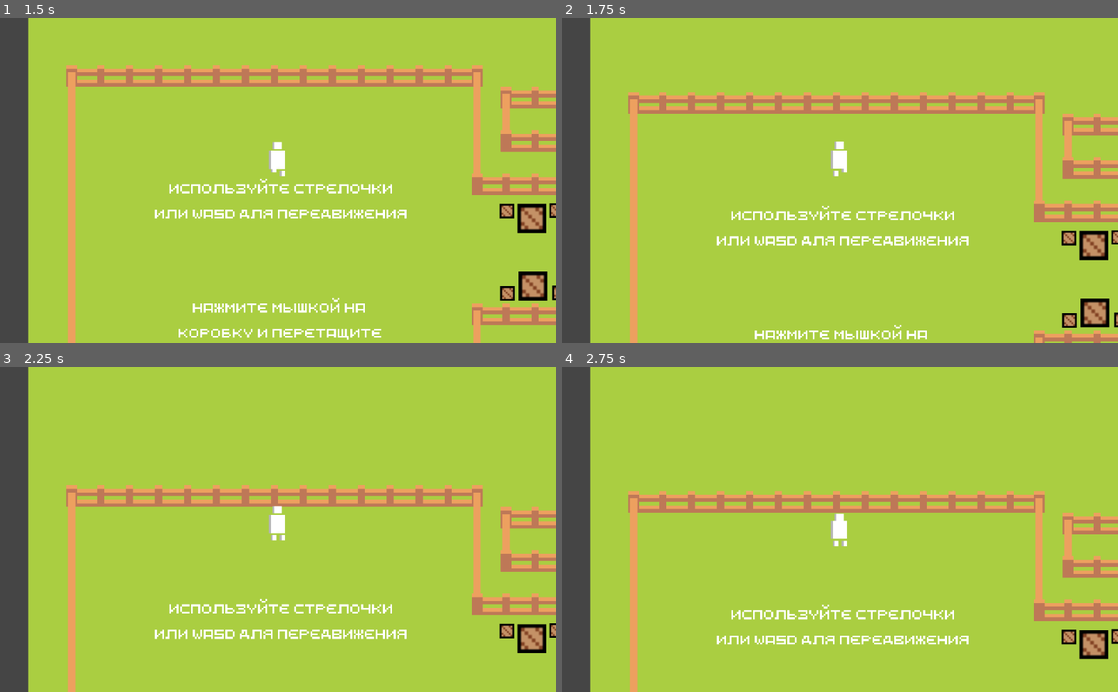
Above: before the commit, frames 1-4 (two rows, left to right).
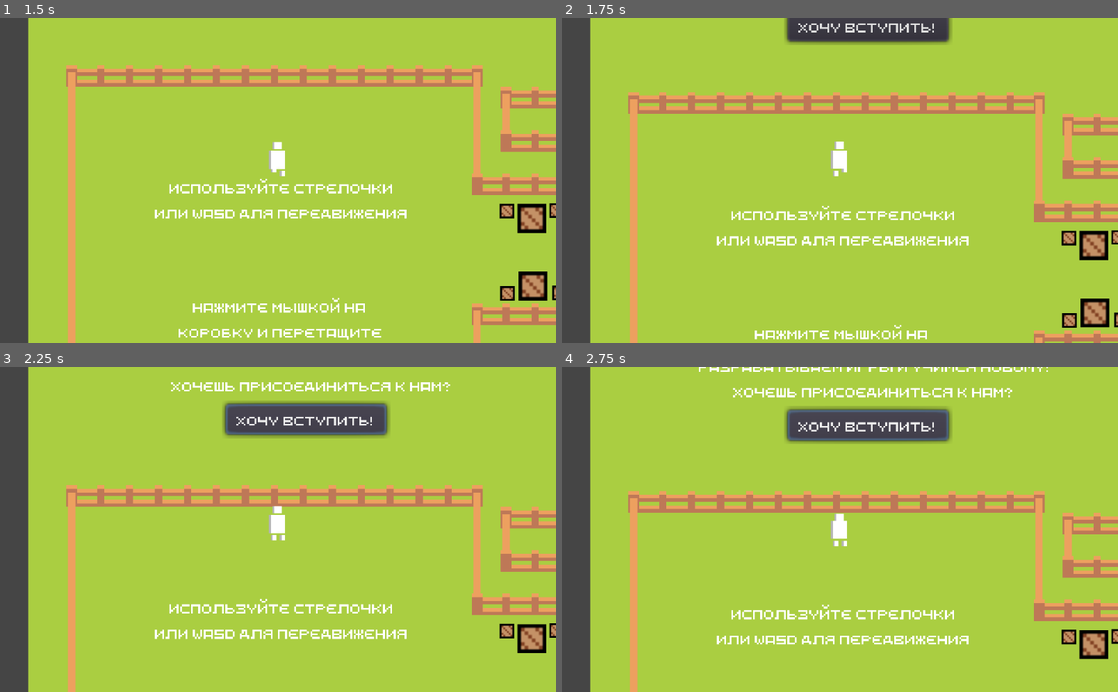
Above: after the commit, the same moments.

Repository: 0night-glider0/GameNET-history
Game: Godot game, scene res://main_scene.tscn
The game is run twice, just before and just after one commit, with the same random seed, the same clock (stepped at 60 frames per second) and the same inputs.
Inputs (mouse positions are in pixels of both pictures, inside the frame that each line leads up to):
- Up to frame 1 (1.5 s): tap Enter at 0.5 s; move the mouse to (250, 245) at 0.52 s; press the mouse at (250, 245) at 0.53 s; hold Up (move_up) from 0.53 s (still down); move the mouse to (444, 229) at 1.27 s; release the mouse at (444, 229) at 1.28 s; click (444, 229) at 1.35 s
- Up to frame 2 (1.75 s): keep holding Up (move_up)
- Up to frame 3 (2.25 s): release Up (move_up) at 2 s; click (305, 402) at 2 s, where only the run after the commit has a clickable "Хочу вступить!"
- Up to frame 4 (2.75 s): no input

Frame 1 is identical in both runs. In frame 2, 2.5% of the frame differs, in the area x 40-71%, y 0-9%; in frame 3, 4.1%; in frame 4, 4.7%, in the area x 24-88%, y 0-24%.

Commit message:
Новые надписи

Diff:
--- a/main_scene.gd
+++ b/main_scene.gd
@@ -2,3 +2,7 @@
 
 func _on_Button_pressed():
 	OS.shell_open("https://gamejolt.com/games/lost_signal/635244")
+
+
+func _on_Button2_pressed():
+	OS.shell_open("https://forms.gle/zzWBmATFap6AXxUR9")
--- a/main_scene.tscn
+++ b/main_scene.tscn
@@ -101,6 +101,63 @@
 "_edit_use_anchors_": false
 }
 
+[node name="Label8" type="Label" parent="text"]
+margin_left = 259.153
+margin_top = -127.617
+margin_right = 370.153
+margin_bottom = -65.6167
+custom_fonts/font = ExtResource( 3 )
+text = "28-30 мая 2021 года
+участие в ASAP Espresso Jam"
+align = 1
+valign = 1
+__meta__ = {
+"_edit_use_anchors_": false
+}
+
+[node name="Label9" type="Label" parent="text"]
+margin_left = 436.703
+margin_top = -127.617
+margin_right = 582.703
+margin_bottom = -65.6167
+custom_fonts/font = ExtResource( 3 )
+text = "28 августа 2021 года
+\"Величайшая сходка\" в
+парке победы."
+align = 1
+valign = 1
+__meta__ = {
+"_edit_use_anchors_": false
+}
+
+[node name="Label7" type="Label" parent="text"]
+margin_left = 12.0
+margin_top = -131.0
+margin_right = 206.0
+margin_bottom = -69.0
+custom_fonts/font = ExtResource( 3 )
+text = "GameNET - кружок создания игр.
+Мы регулярно собираемся,
+разрабатываем игры и учимся новому!
+Хочешь присоединиться к нам?"
+align = 1
+valign = 1
+__meta__ = {
+"_edit_use_anchors_": false
+}
+
+[node name="Button2" type="Button" parent="text/Label7"]
+margin_left = 48.5
+margin_top = 62.0
+margin_right = 137.5
+margin_bottom = 79.0
+custom_fonts/font = ExtResource( 3 )
+shortcut_in_tooltip = false
+text = "Хочу вступить!"
+__meta__ = {
+"_edit_use_anchors_": false
+}
+
 [node name="Label4" type="Label" parent="text"]
 margin_left = 503.0
 margin_top = -25.0
@@ -434,4 +491,5 @@
 [node name="hotel" parent="YSort" instance=ExtResource( 11 )]
 position = Vector2( 399.801, 413.706 )
 
+[connection signal="pressed" from="text/Label7/Button2" to="." method="_on_Button2_pressed"]
 [connection signal="pressed" from="text/Label5/Button" to="." method="_on_Button_pressed"]
